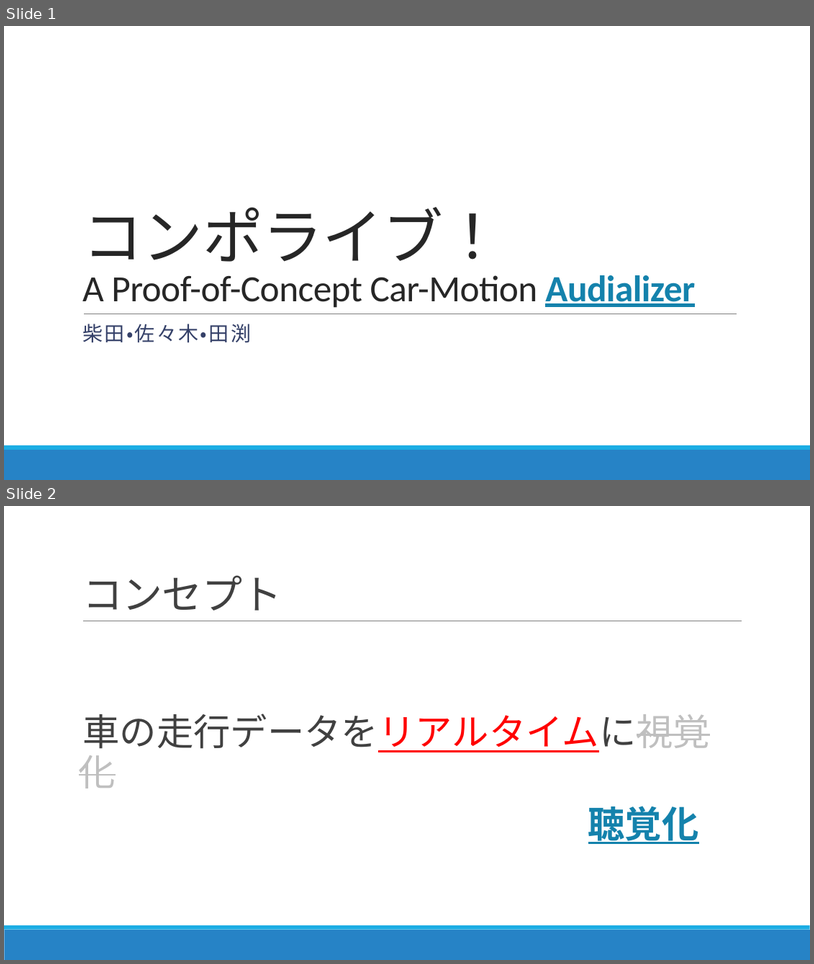
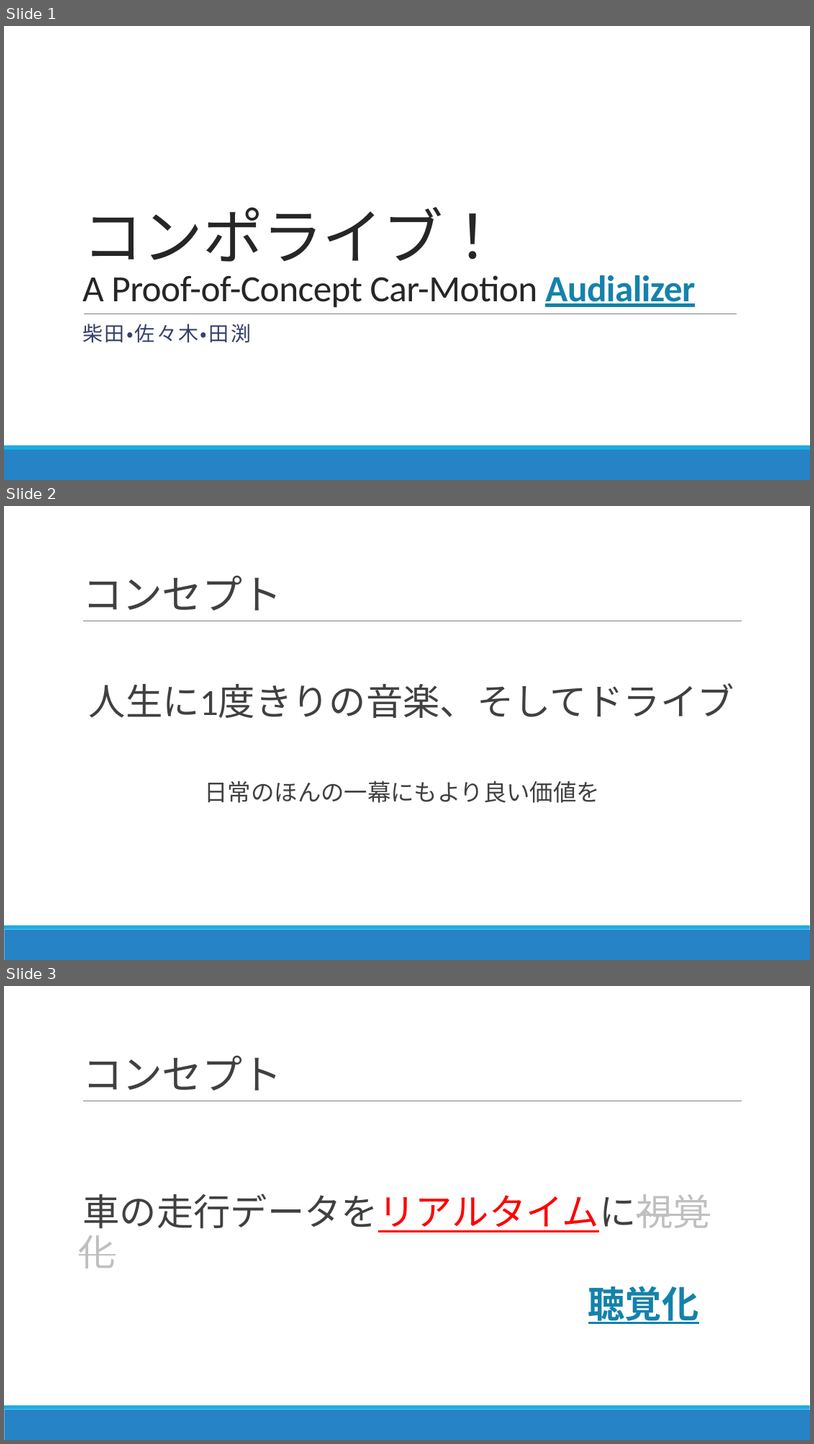
Before and after one commit to aquavit/comporive, a slide deck: コンポライブ.pptx. Shown one above the other, each under a label of ours: slides 1 and 2 before the commit, slides 1, 2 and 3 after it. The pictures are 814x964 and 814x1444 pixels, drawn with LibreOffice and Linux fonts; fonts in the diff are those of the drawing. Boxes give left, top, right and bottom in pixels: in the first picture for what was removed or moved away, otherwise in the second. Text is boxed around its words. In the diff, an @@ line names an element or a change of style, - is before the commit and + after.

Commit message:
コンポライブ作成

```diff
--- a/コンポライブ.pptx
+++ b/コンポライブ.pptx
@@ slide 2 added at (4,506,810,960), background #FFFFFF; not listed: 3 template elements that a slide beside it also shows @@
@@ title added at (82,575,283,610), 48 pt, text #404040 @@
+コンセプト
@@ text added at (89,683,735,718), 44 pt, text #404040 @@
+  人生に1度きりの音楽、そしてドライブ
@@ text added at (205,780,600,803), 27.8 pt, text #404040 @@
+  日常のほんの一幕にもより良い価値を
@@ what was slide 2 is now slide 3 @@
```
Also in this commit, not shown: 2 slides changed, 3 other slides added, 2 slides removed.
